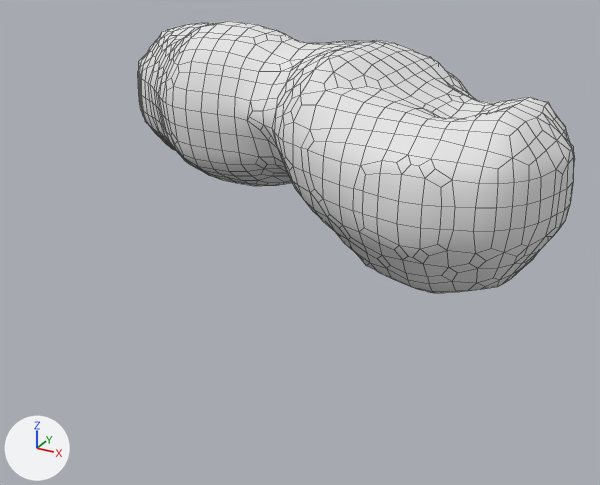
Before and after pictures for a commit that changed the Blender file Global Game Jam 2018/Blender/trees.blend.
The view is the same before and after, from a 50 mm lens placed at (25.2, -47.9, 17.1), pointed at (5.5, -12.2, -0.8). Arrows for +X, +Y and +Z are at lower left; the lights stay in place. Mesh edges are drawn as thin lines.

The first picture shows 'Cave'.
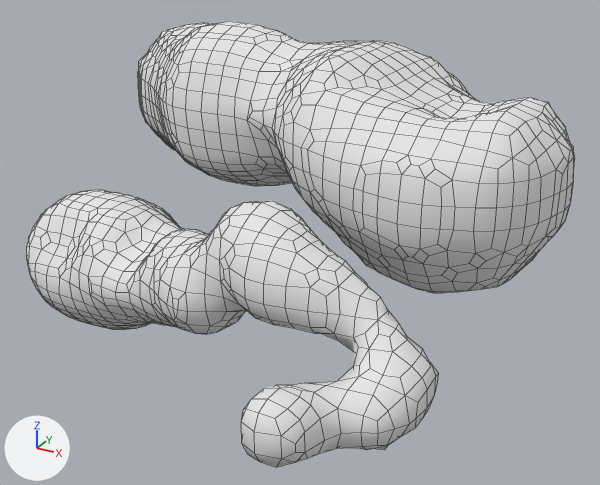
The change, as a diff of the scene's bpy script:
```diff
--- a/Global Game Jam 2018/Blender/trees.blend.py
+++ b/Global Game Jam 2018/Blender/trees.blend.py
@@ me_mesh_001 @@
+me_mesh_001.from_pydata(...)  # 918 vertices, 916 faces; spans x -9.8..16.9, y -10.4..5.8, z -5.0..6.0
+me_mesh_001.polygons.foreach_set('use_smooth', [True] * 916)
+me_mesh_001.materials.append(mat_rock)  # its picture is missing
@@ ob_cave2_h @@
+ob_cave2_h = bpy.data.objects.new('cave2_h', me_mesh_001)
+ob_cave2_h.location = (-0.44, -17.03, -1.84)
```

Where the change shows, as pixel boxes [x1, y1, x2, y2] in the pictures (600 x 485 px):
'cave2_h', added: after [27, 189, 439, 467]
